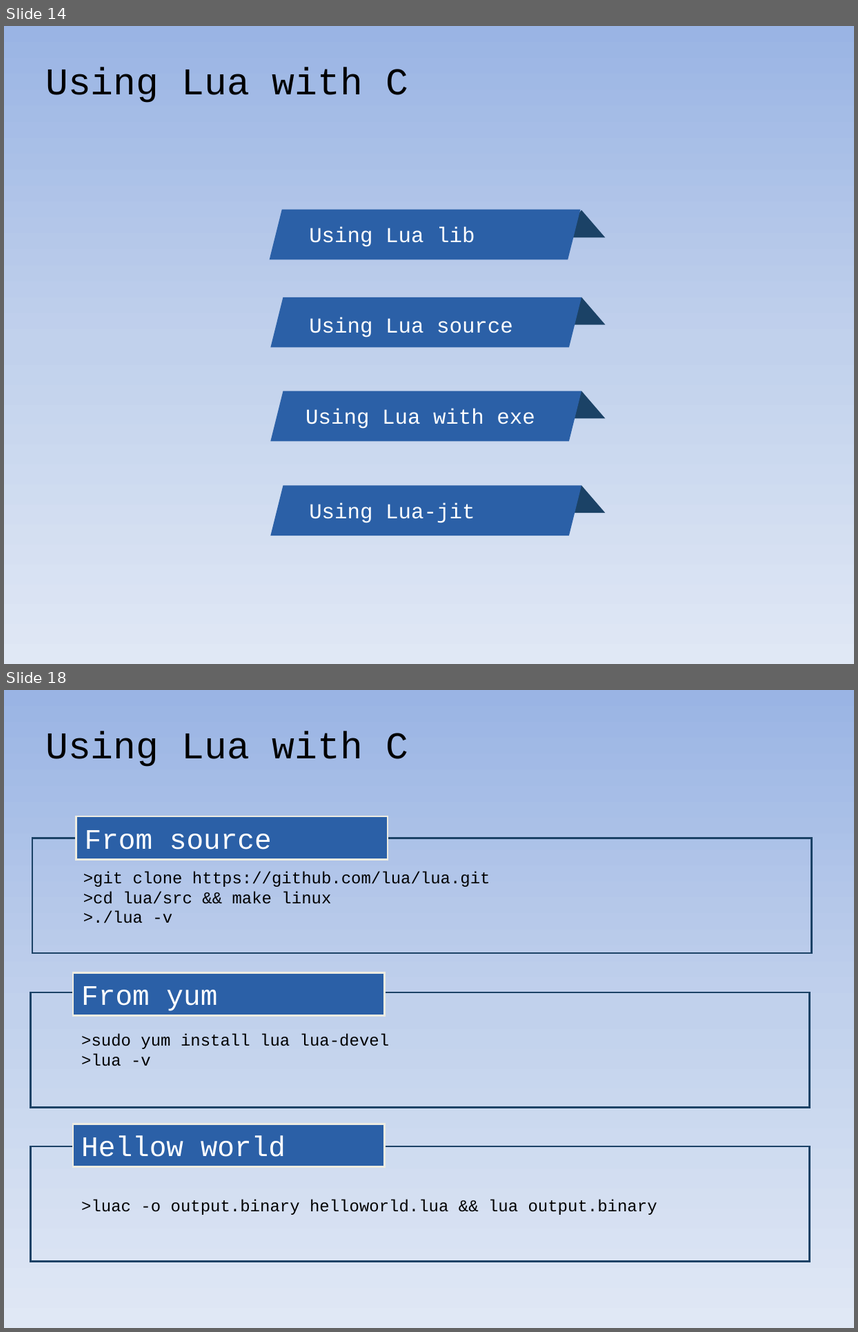
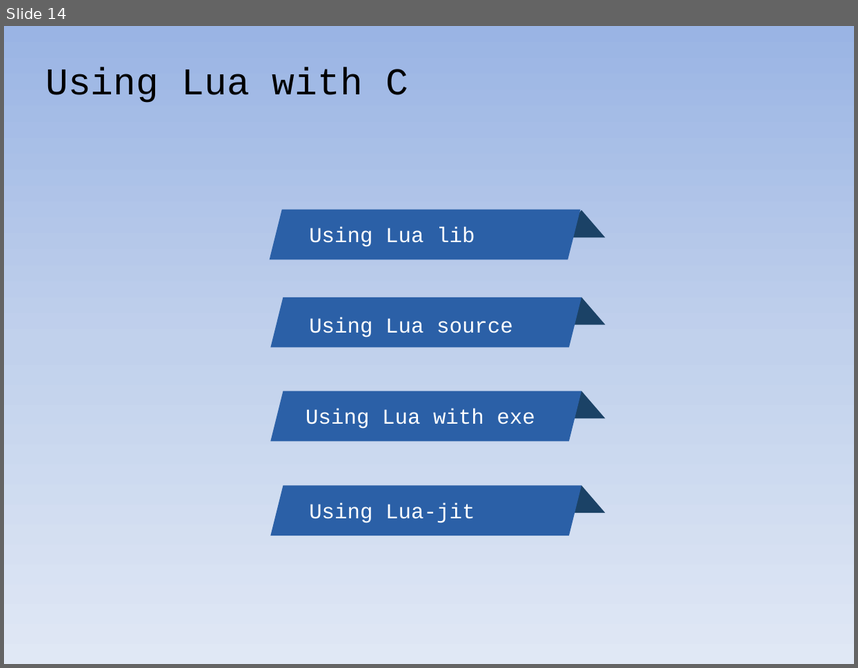
Before and after one commit to warmwine/newbie-clua, a slide deck: doc/newbie-clua.pptx. Shown one above the other, each under a label of ours: slides 14 and 18 before the commit, slide 14 after it; the slides between them are not shown. The pictures are 858x1332 and 858x668 pixels, drawn with LibreOffice and Linux fonts; fonts in the diff are those of the drawing. Boxes give left, top, right and bottom in pixels: in the first picture for what was removed or moved away, otherwise in the second. Text is boxed around its words. In the diff, an @@ line names an element or a change of style, - is before the commit and + after.

```diff
--- a/doc/newbie-clua.pptx
+++ b/doc/newbie-clua.pptx
@@ slide 18 removed at (4,690,854,1328), background gradient #9AB5E4 to #C2D1ED to #E1E8F5 @@
@@ text removed at (45,731,408,767) @@
-Using Lua with C
@@ rectangle removed at (76,817,388,859) @@
-From source
@@ rectangle removed at (32,838,811,953) @@
@@ text removed at (83,871,490,923) @@
->git clone https://github.com/lua/lua.git
->cd lua/src && make linux
->./lua -v
@@ rectangle removed at (73,972,385,1015) @@
-From yum
@@ rectangle removed at (30,992,810,1107) @@
@@ text removed at (81,1034,389,1066) @@
->sudo yum install lua lua-devel
->lua -v
@@ rectangle removed at (73,1123,385,1166) @@
-Hellow world
@@ rectangle removed at (30,1147,810,1261) @@
@@ text removed at (81,1199,657,1214) @@
->luac -o output.binary helloworld.lua && lua output.binary
```
Also in this commit, not shown: 6 slides changed, 11 slides added, 8 other slides removed.
